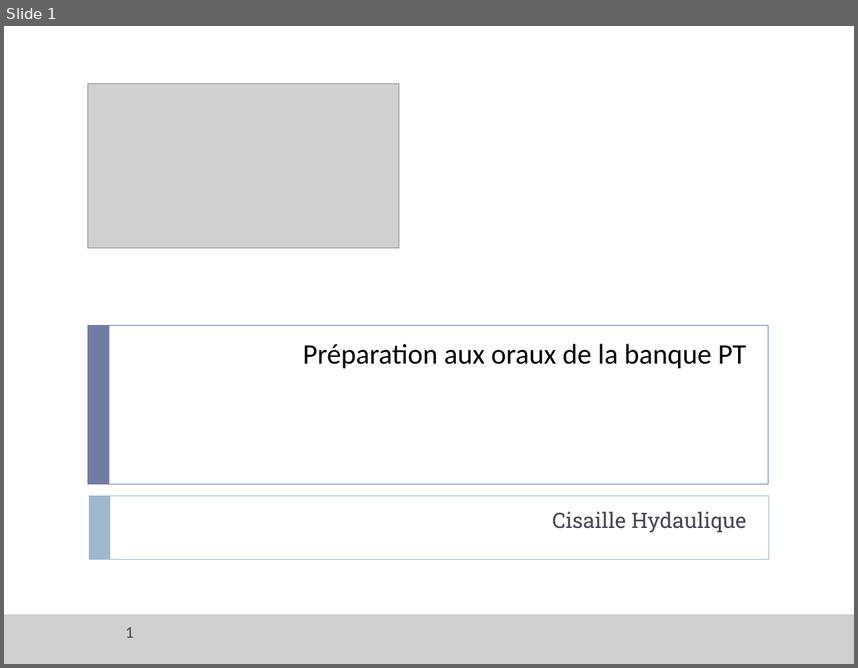
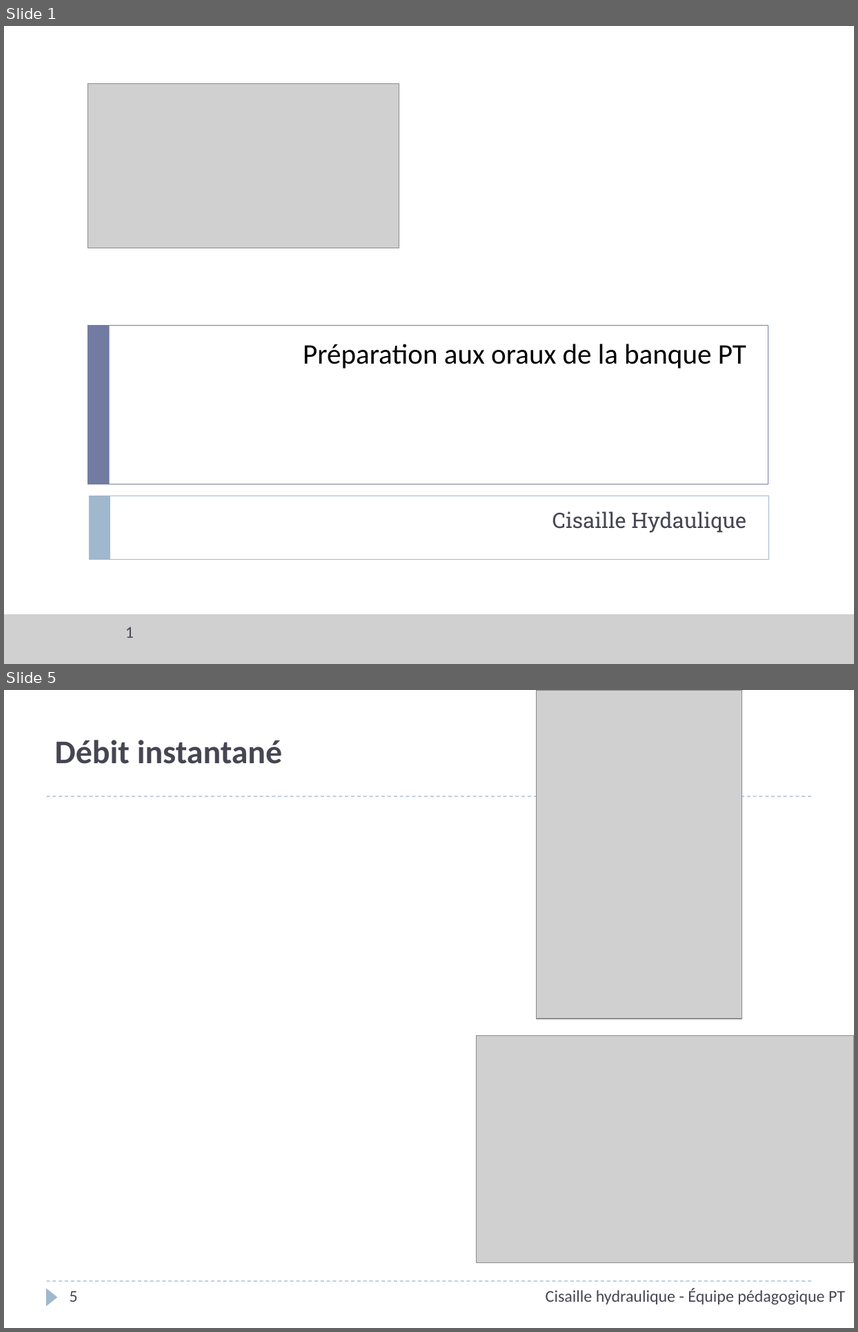
Before and after one commit to xpessoles/PT_Oraux, a slide deck: Interrogation_SII/03_Cisaille hydraulique/ServoMoteur_CommandeVanne_Corrige.pptx. Shown one above the other, each under a label of ours: slide 1 before the commit, slides 1 and 5 after it; the slides between them are not shown. The pictures are 858x668 and 858x1332 pixels, drawn with LibreOffice and Linux fonts; fonts in the diff are those of the drawing; grey boxes stand for pictures; background and template pictures are left out. Boxes give left, top, right and bottom in pixels: in the first picture for what was removed or moved away, otherwise in the second. Text is boxed around its words. In the diff, an @@ line names an element or a change of style, - is before the commit and + after.

```diff
--- a/Interrogation_SII/03_Cisaille hydraulique/ServoMoteur_CommandeVanne_Corrige.pptx
+++ b/Interrogation_SII/03_Cisaille hydraulique/ServoMoteur_CommandeVanne_Corrige.pptx
@@ slide 5 added at [4, 690, 854, 1328], background #FFFFFF @@
@@ picture added at [536, 690, 742, 1018] @@
@@ title added at [55, 740, 282, 764], 28 pt, text #464653, bold @@
+Débit instantané
@@ line added from (47, 796) to (811, 796), #9FB8CD 0.75 pt dashed @@
@@ picture added at [477, 1035, 854, 1262] @@
@@ line added from (47, 1281) to (811, 1281), #9FB8CD 0.75 pt dashed @@
@@ triangle added at [47, 1288, 58, 1305], fill #9FB8CD @@
@@ text added at [546, 1288, 845, 1304], 14 pt, text #464653 @@
+Cisaille hydraulique - Équipe pédagogique PT
@@ page number added at [70, 1290, 78, 1301], 14 pt, text #464653 @@
+5
```
Also in this commit, not shown: 2 slides changed, 3 other slides added, 2 other files.
